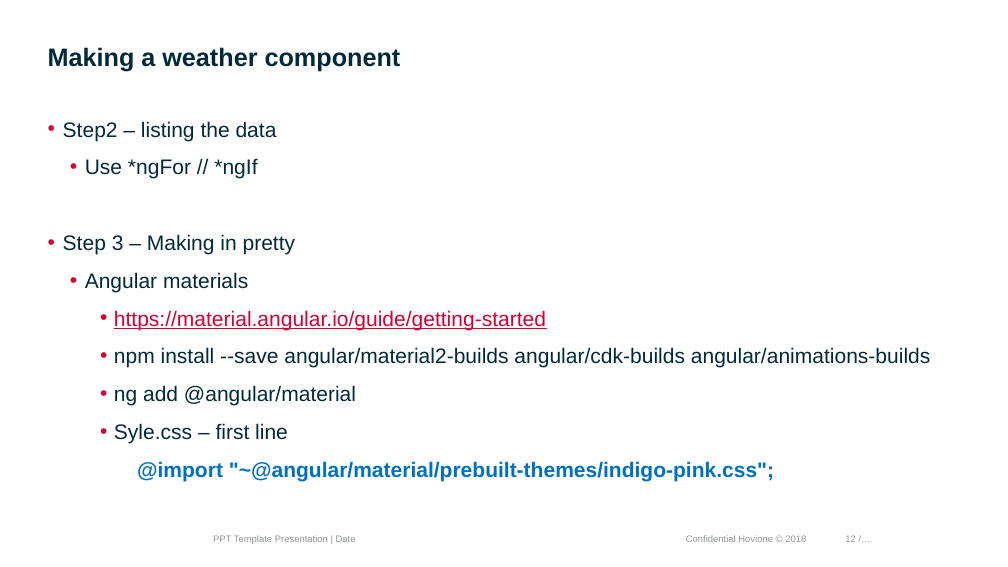
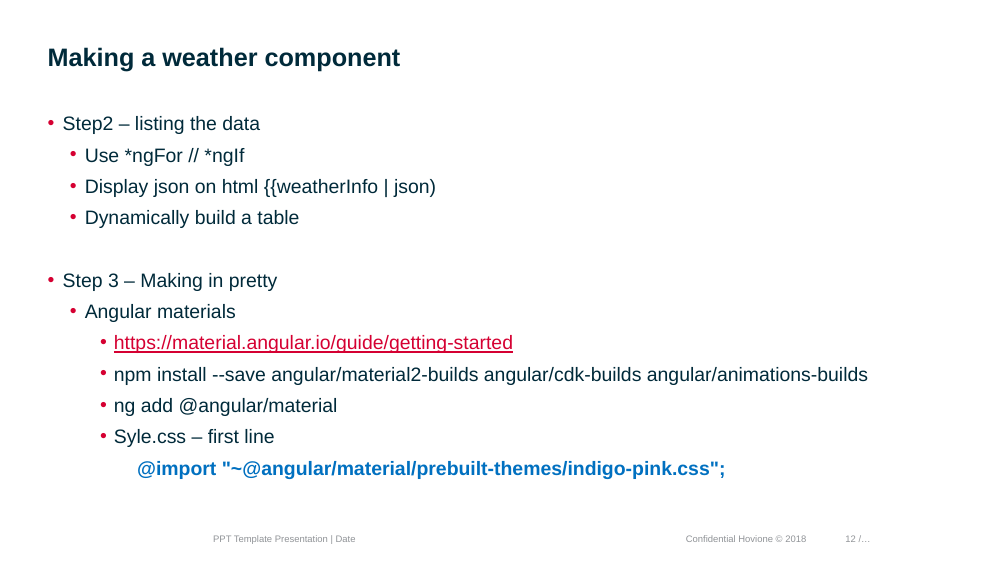
Before and after one commit to mvillax/IN.WS3, a slide deck: slide 12 of Front End Development.pptx. Drawn at 1008x567 pixels with LibreOffice and Linux fonts; fonts in the diff are those of the drawing; background and template pictures are left out. Boxes give left, top, right and bottom in pixels: in the first picture for what was removed or moved away, otherwise in the second. Text is boxed around its words. In the diff, an @@ line names an element or a change of style, - is before the commit and + after.

```diff
--- a/Front End Development.pptx
+++ b/Front End Development.pptx
@@ text at box(63, 116, 868, 479): size 20 to 18.5 pt in "Step2 – listing the data", "Use *ngFor // *ngIf", "Step 3 – Making in pretty", "Angular materials" and 5 more places; line spacing 1 to 0.8 @@
@@ text at box(85, 179, 436, 228): paragraphs added @@
+  • Display json on html {{weatherInfo | json)
+  • Dynamically build a table
```
Also in this commit, not shown: 4 other slides changed, 1 other file.
